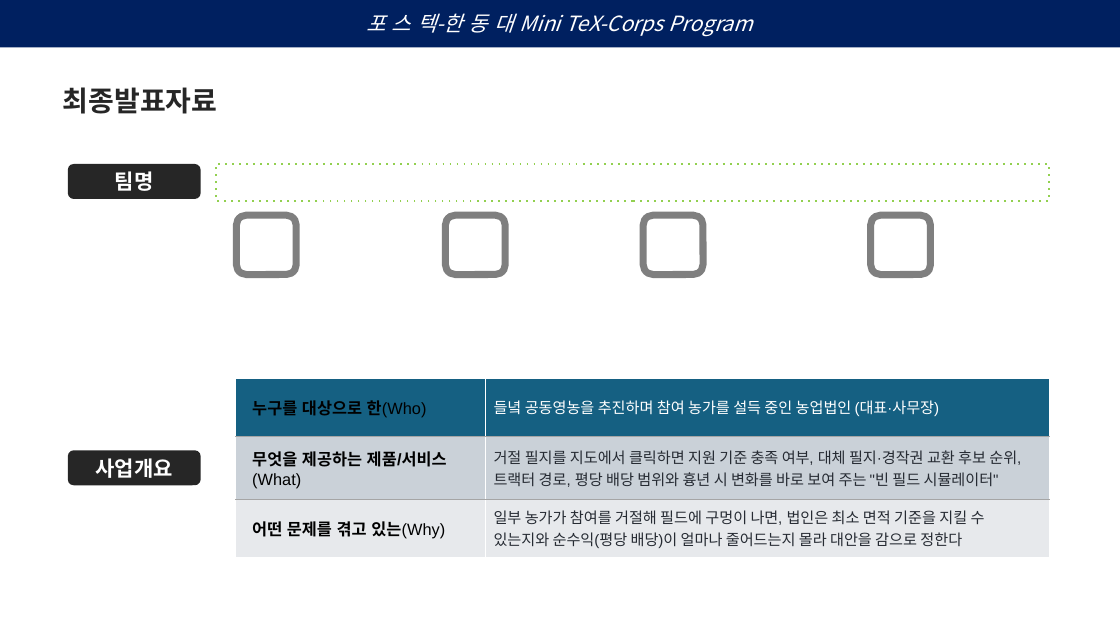
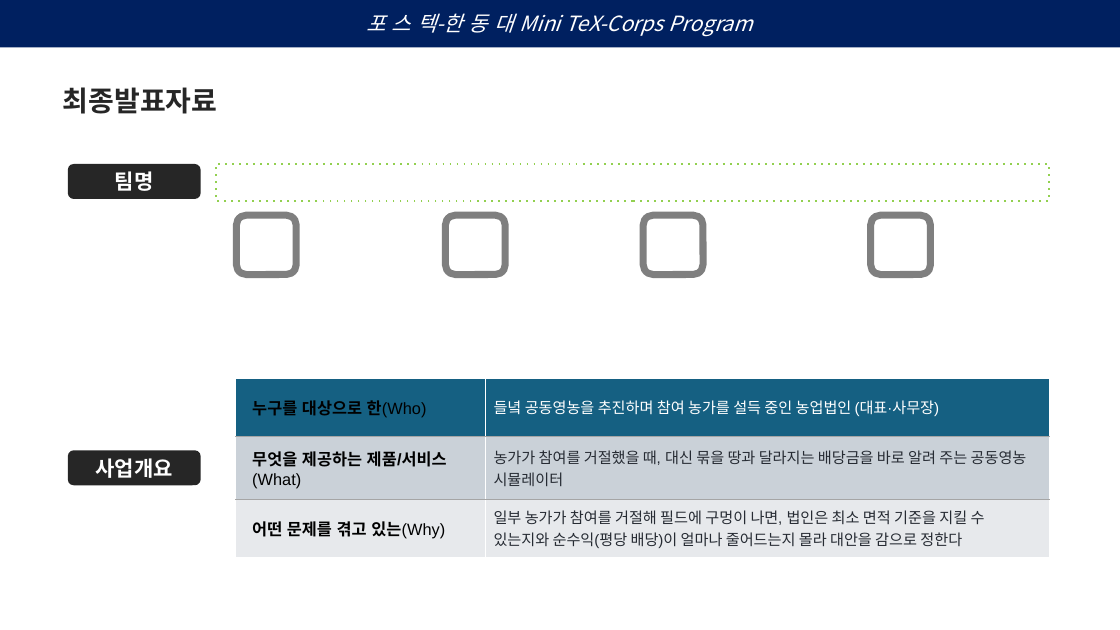
Before and after one commit to yean1234/Cooperative-farming-system, a slide deck: slide 1 of docs/공동영농_최종발표.pptx. Drawn at 1120x630 pixels with LibreOffice and Linux fonts; fonts in the diff are those of the drawing. Boxes give left, top, right and bottom in pixels: in the first picture for what was removed or moved away, otherwise in the second. Text is boxed around its words. In the diff, an @@ line names an element or a change of style, - is before the commit and + after.

```diff
--- a/docs/공동영농_최종발표.pptx
+++ b/docs/공동영농_최종발표.pptx
@@ table at <box>236,378,1050,630</box> @@
@@ row 2, column 2: "거절 필지를 지도에서 클릭하면 지원 기준 충족 여부, 대체 필지·경작권 교환 후보 순위, 트랙터 경로, 평당 배당 범위와 흉년 시 변화를 바로 보여 주는 "빈 필드 시뮬레이터"" to "농가가 참여를 거절했을 때, 대신 묶을 땅과 달라지는 배당금을 바로 알려 주는 공동영농 시뮬레이터" @@
```
